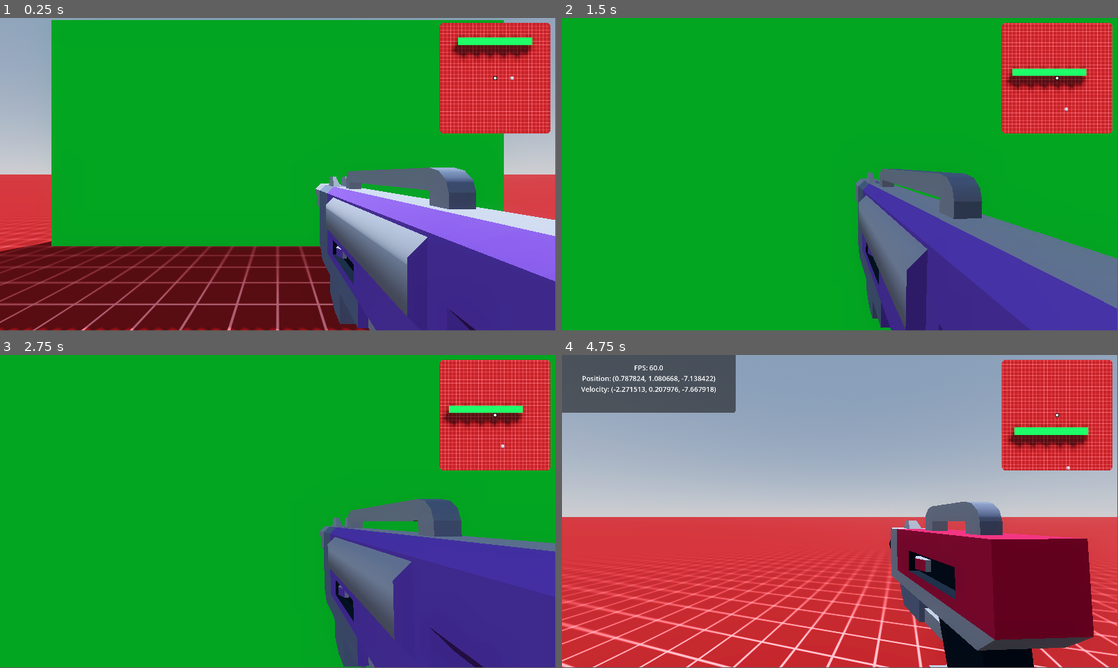
Above: before the commit, frames 1-4 (two rows, left to right).
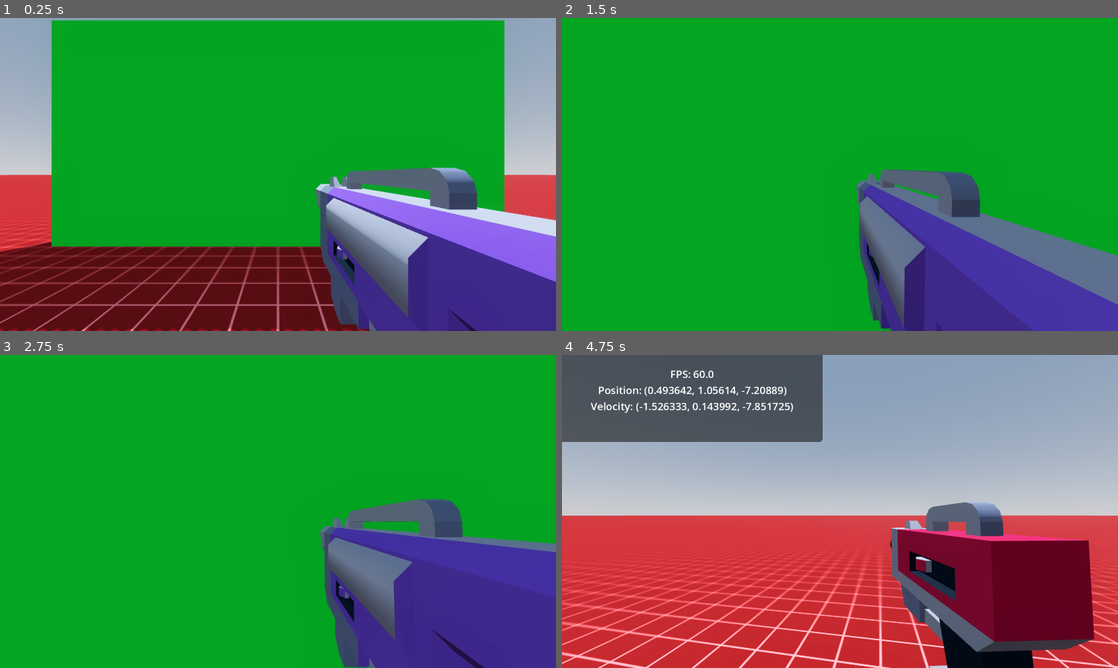
Above: after the commit, the same moments.

Repository: beanarchystudios/immersive
Game: Godot game, scene res://Scenes/Maps/playground.tscn
Same seed, same stepped clock (60 frames per second), same inputs: the game is played once before the commit and once after it.
Inputs (mouse positions are in pixels of both pictures, inside the frame that each line leads up to):
- Up to frame 1 (0.25 s): no input
- Up to frame 2 (1.5 s): tap Enter at 0.5 s; move the mouse to (867, 171) at 0.52 s; hold W (move_up) from 0.53 s (still down); right-click (867, 171) at 0.6 s; tap Space (jump) at 0.77 s; move the mouse to (812, 174) at 1.27 s; right-click (812, 174) at 1.35 s
- Up to frame 3 (2.75 s): keep holding W (move_up); tap Space (jump) at 1.52 s; move the mouse to (289, 505) at 2.02 s; tap C (crouch) at 2.1 s; right-click (289, 505) at 2.3 s
- Up to frame 4 (4.75 s): keep holding W (move_up); move the mouse to (834, 514) at 2.77 s; tap F (grab) at 2.85 s; tap Space (jump) at 3.02, 3.77, 4.52 s; right-click (834, 514) at 3.05 s; move the mouse to (878, 514) at 3.52 s; hold Right (next_blaster) 3.53-4.28 s; right-click (878, 514) at 3.8 s; move the mouse to (795, 508) at 4.27 s; tap V (noclip) at 4.35 s; right-click (795, 508) at 4.55 s
The window is 799x449 before the commit and 800x450 after it. Grey fills any space a smaller window leaves; there, only what the larger window draws over its background counts as a difference.

The runs differ from the first frame. In frame 1, 9.7% of the frame differs, in the area x 0-100%, y 0-100%; in frame 2, 8.3%; in frame 3, 7.6%; in frame 4, 24%.

Commit message:
Position Sway & Minimap Disabled

Diff:
--- a/Scenes/Player/player.tscn
+++ b/Scenes/Player/player.tscn
@@ -1,10 +1,9 @@
-[gd_scene load_steps=8 format=3 uid="uid://et4uuqnudplt"]
+[gd_scene load_steps=7 format=3 uid="uid://et4uuqnudplt"]
 
-[ext_resource type="Script" path="res://Scripts/Player/player.gd" id="1_uvnfx"]
+[ext_resource type="Script" uid="uid://h71vx586hpx7" path="res://Scripts/Player/player.gd" id="1_uvnfx"]
 [ext_resource type="PackedScene" uid="uid://cxv515csr63hw" path="res://Scenes/Player/Abilities/shoot.tscn" id="2_a3d8c"]
 [ext_resource type="PackedScene" uid="uid://bogecjmyjgjjv" path="res://Scenes/Player/Abilities/interact.tscn" id="3_htcer"]
 [ext_resource type="PackedScene" uid="uid://b6um36yban1w" path="res://Scenes/Player/hud.tscn" id="3_xpcdj"]
-[ext_resource type="Script" path="res://Scripts/Player/HUD/hud.gd" id="5_htcer"]
 
 [sub_resource type="CapsuleShape3D" id="CapsuleShape3D_tugb3"]
 radius = 0.3
@@ -38,4 +37,3 @@
 target_position = Vector3(0, 0, -2.5)
 
 [node name="HUD" parent="." instance=ExtResource("3_xpcdj")]
-script = ExtResource("5_htcer")
--- a/Scripts/Player/Abilities/shoot.gd
+++ b/Scripts/Player/Abilities/shoot.gd
@@ -15,7 +15,9 @@
 @export_group("Sway")
 @export_range(0.5, 10.0, 0.1) var sway_lerp := 5.0
 @export_range(0.5, 10.0, 0.1) var sway_threshold := 5.0
-@export_range(0.01, 1.0, 0.01) var sway_amount := 0.1
+@export_range(0.01, 1.0, 0.01) var base_sway_amount := 0.1
+@export_range(0.01, 1.0, 0.01) var ads_sway_amount := 0.025
+@export_range(0.0, 1.0, 0.01) var sway_position_amount := 0.01
 
 
 var current_blaster := 0:
@@ -24,19 +26,26 @@
 		current_blaster %= blaster_resources.size()
 		change_blaster(current_blaster)
 
+var ads_tween: Tween
 var blaster_node: Node3D = null
 var blaster_resource: Blaster = null
 
 var ads := false
+var sway_amount: float = 0.0
 var mouse_mov := Vector2.ZERO
+var pos_sway := 0.0
 
 func _input(event: InputEvent) -> void:
 	if event.is_action("ads"):
 		ads = event.is_pressed()
 		if ads:
+			ads = false
 			enter_ads()
+			sway_amount = ads_sway_amount
 		else:
+			ads = true
 			leave_ads()
+			sway_amount = base_sway_amount
 	elif event.is_action_pressed("next_blaster"):
 		current_blaster += 1
 	elif event.is_action_pressed("prev_blaster"):
@@ -46,6 +55,7 @@
 
 # Called when the node enters the scene tree for the first time.
 func _ready() -> void:
+	sway_amount = base_sway_amount
 	current_blaster = 0
 
 func _physics_process(delta: float) -> void:
@@ -54,8 +64,15 @@
 	if Input.is_action_pressed("shoot") and fire_rate_timer.is_stopped() and blaster_node and blaster_resource and blaster_resource.can_shoot:
 		print(shoot())
 
-# Sway the blaster based on mouse movement.
+## Sway the blaster based movement.
 func sway_blaster(delta: float) -> void:
+	# Sway with player movement.
+	if not ads:
+		if not is_zero_approx(owner.input_dir.x):
+			pos_sway = lerpf(pos_sway, -owner.input_dir.x * sway_position_amount, delta * sway_lerp)
+			handle.position.x = (blaster_resource.base_offset.x + pos_sway) * CLIP_SCALE
+
+	# Sway with mouse movement.
 	if not mouse_mov.is_zero_approx() and blaster_node:
 		if not is_zero_approx(mouse_mov.x):
 			if mouse_mov.x < -sway_threshold: # Sway left.
@@ -138,13 +155,17 @@
 	print(bullet_hole.global_position)
 
 func enter_ads() -> void:
-	var ads_tween := get_tree().create_tween()
+	ads_tween = get_tree().create_tween()
 	ads_tween.set_ease(Tween.EASE_IN_OUT)
 	ads_tween.set_trans(Tween.TRANS_QUAD)
 	ads_tween.tween_property(handle, "position", blaster_resource.ads_offset * CLIP_SCALE, ADS_TRANSITION_TIME)
+	await ads_tween.finished
+	ads = true
 
 func leave_ads() -> void:
-	var ads_tween := get_tree().create_tween()
+	ads_tween = get_tree().create_tween()
 	ads_tween.set_ease(Tween.EASE_IN_OUT)
 	ads_tween.set_trans(Tween.TRANS_QUAD)
 	ads_tween.tween_property(handle, "position", blaster_resource.base_offset * CLIP_SCALE, ADS_TRANSITION_TIME)
+	await ads_tween.finished
+	ads = false
--- a/Scripts/Player/HUD/hud.gd
+++ b/Scripts/Player/HUD/hud.gd
@@ -1,3 +1,5 @@
 extends CanvasLayer
 
 @onready var player: CharacterBody3D = $".."
+
+@onready var minimap: Control = $Minimap
--- a/Scripts/Player/player.gd
+++ b/Scripts/Player/player.gd
@@ -51,9 +51,13 @@
 @onready var _camera: Camera3D = $Pivot/Camera
 @onready var _base_collider: CollisionShape3D = $BaseCollider
 @onready var _crouch_collider: CollisionShape3D = $CrouchCollider
+@onready var _minimap_node: Control = $HUD/Minimap
 
 ## The sensitivity of the mouse for turning the camera.
 @export var mouse_sensitivity := 0.002
+
+## Enable the minimap.
+@export var minimap := false
 
 @export_group("Movement")
 ## The max speed of the character when walking.
@@ -108,6 +112,7 @@
 	speed = walk_speed
 
 	_crouch_collider.disabled = true
+	_minimap_node.visible = minimap
 	if not OS.has_feature("web"):
 		Input.set_mouse_mode(Input.MOUSE_MODE_CAPTURED)
 
--- a/project.godot
+++ b/project.godot
@@ -18,8 +18,8 @@
 
 [display]
 
-window/size/viewport_width=1920
-window/size/viewport_height=1080
+window/size/viewport_width=1280
+window/size/viewport_height=720
 
 [input]
 
@@ -96,3 +96,4 @@
 
 renderer/rendering_method="gl_compatibility"
 renderer/rendering_method.mobile="gl_compatibility"
+anti_aliasing/quality/msaa_3d=1
Not shown: 1 places in Scenes/Player/Abilities/shoot.tscn that only renumber resources
Not shown: 1 places in Scenes/Player/hud.tscn that only renumber resources
